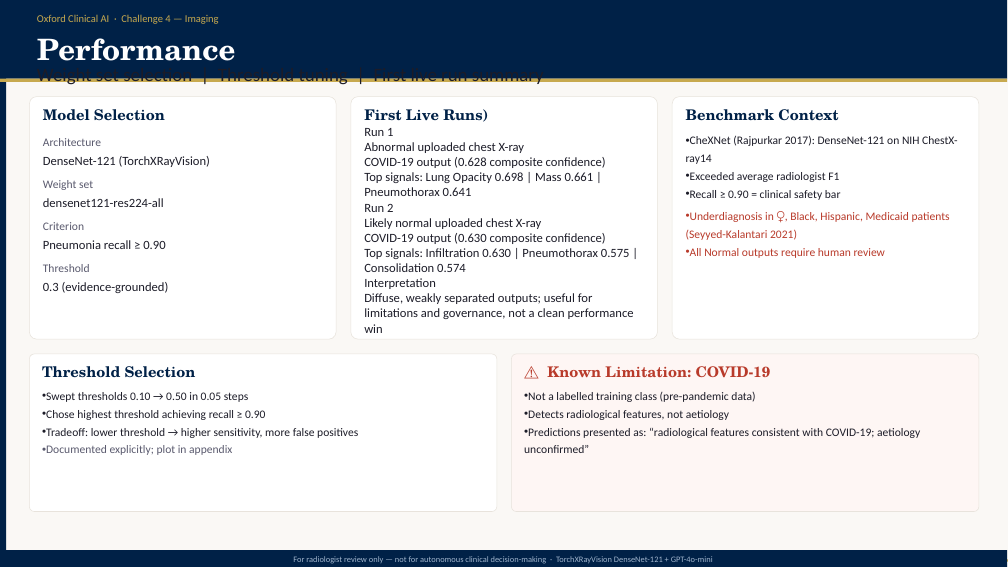
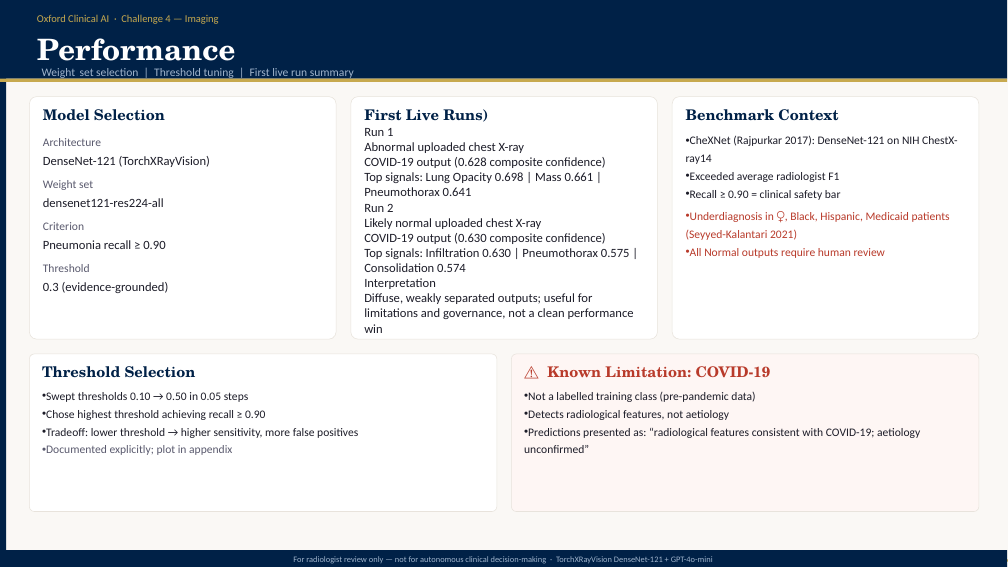
Before and after one commit to Professor0103/Oxford-Clinical-AI-Hackathon-, a slide deck: slide 1 of challenge4_slides v2.pptx. Drawn at 1008x567 pixels with LibreOffice and Linux fonts; fonts in the diff are those of the drawing. Boxes give left, top, right and bottom in pixels: in the first picture for what was removed or moved away, otherwise in the second. Text is boxed around its words. In the diff, an @@ line names an element or a change of style, - is before the commit and + after.

```diff
--- a/challenge4_slides v2.pptx
+++ b/challenge4_slides v2.pptx
@@ text "Weight set selection | Threshold ..." at (42,68,354,79): size 18 to 11 pt, text colour #1C1C28 to #A0B4CC @@
```
Also in this commit, not shown: 12 other files.
